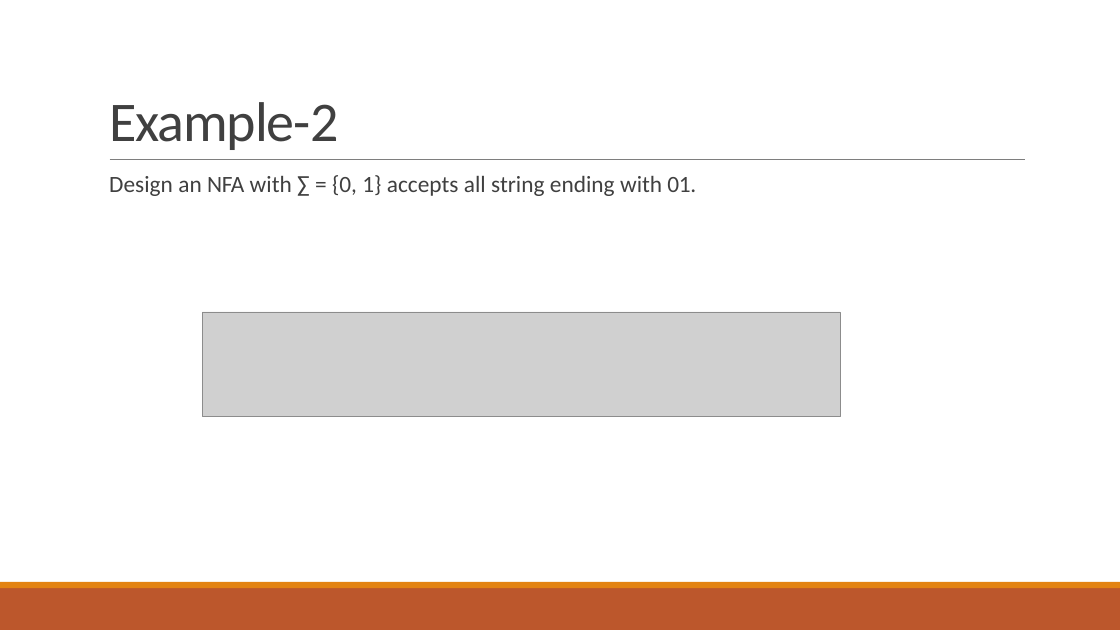
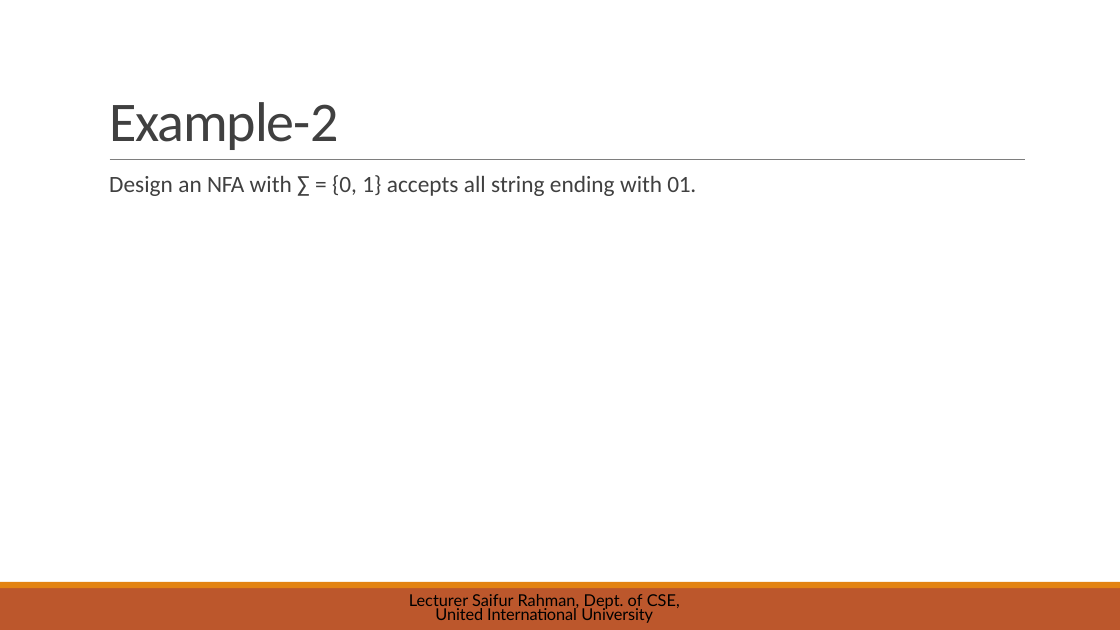
Before and after one commit to saifurrahman1701/UIU-Courses-Materials-, a slide deck: slide 16 of BSCSE/[251] Spring 2025/Theory of Computation_CSE 2233/Slides/06 - NFA.pptx (slide 15 before the commit). Drawn at 1120x630 pixels with LibreOffice and Linux fonts; fonts in the diff are those of the drawing; grey boxes stand for pictures. Boxes give left, top, right and bottom in pixels: in the first picture for what was removed or moved away, otherwise in the second. Text is boxed around its words. In the diff, an @@ line names an element or a change of style, - is before the commit and + after.

```diff
--- a/BSCSE/[251] Spring 2025/Theory of Computation_CSE 2233/Slides/06 - NFA.pptx
+++ b/BSCSE/[251] Spring 2025/Theory of Computation_CSE 2233/Slides/06 - NFA.pptx
@@ picture removed at (x1=202, y1=312, x2=840, y2=417) @@
@@ text added at (x1=409, y1=594, x2=680, y2=623), 14 pt, text #000000 @@
+Lecturer Saifur Rahman, Dept. of CSE, United International University
```
Also in this commit, not shown: 40 other slides changed, 12 slides added, 7 slides removed, 9 other files.
